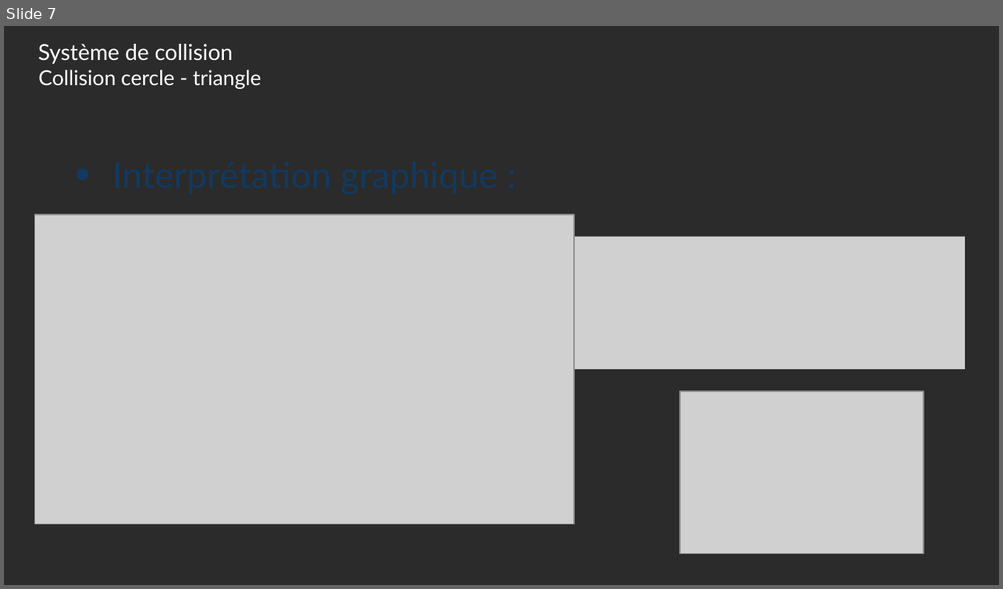
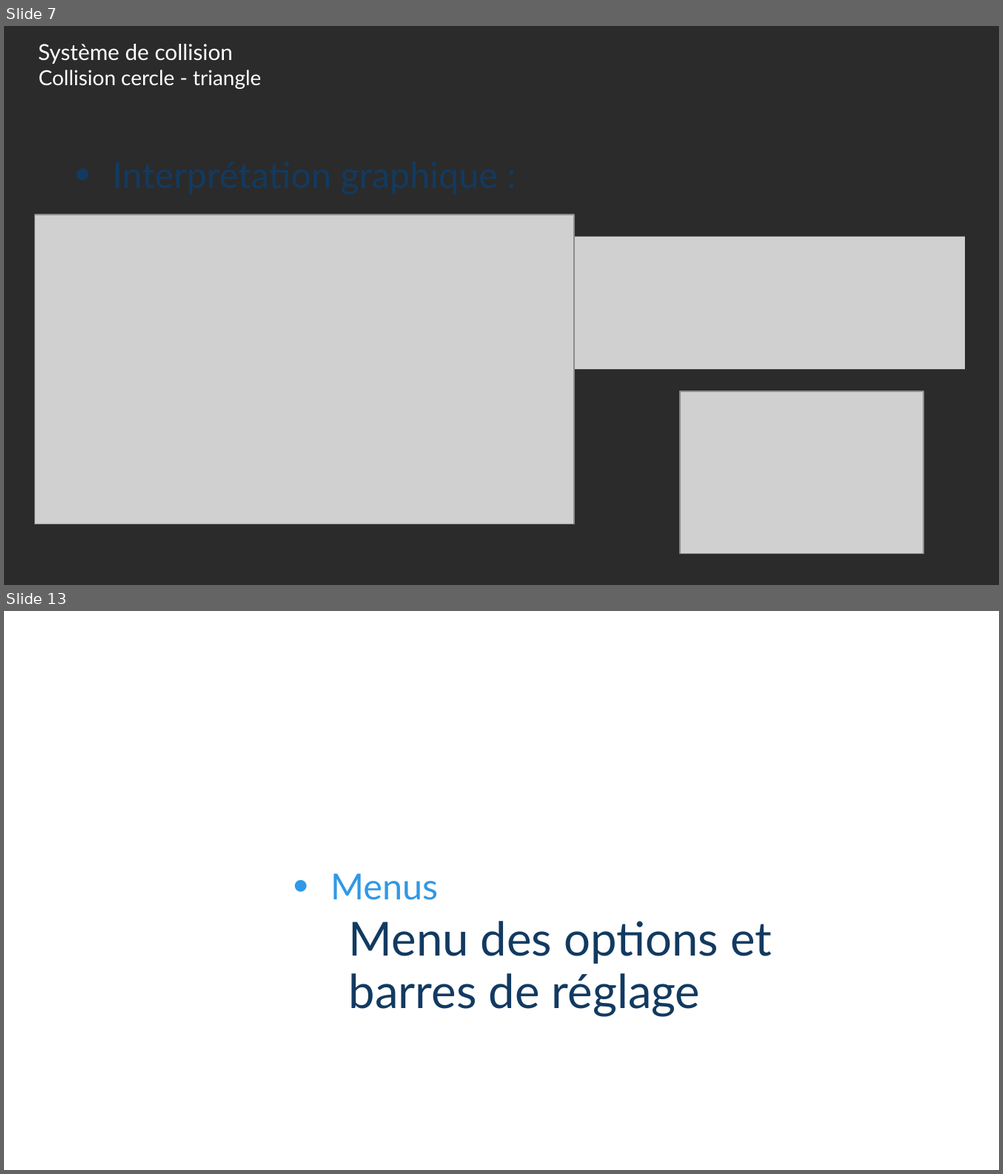
Before and after one commit to Tecnelm/ISN-SpaceInvaders, a slide deck: Présentation projet/Projet ISN.pptx. Shown one above the other, each under a label of ours: slide 7 before the commit, slides 7 and 13 after it; the slides between them are not shown. The pictures are 1003x589 and 1003x1174 pixels, drawn with LibreOffice and Linux fonts; fonts in the diff are those of the drawing; grey boxes stand for pictures; background and template pictures are left out; a plain dark background stands for a picture behind light text. Boxes give left, top, right and bottom in pixels: in the first picture for what was removed or moved away, otherwise in the second. Text is boxed around its words. In the diff, an @@ line names an element or a change of style, - is before the commit and + after.

```diff
--- a/Présentation projet/Projet ISN.pptx
+++ b/Présentation projet/Projet ISN.pptx
@@ slide 13 added at [4,611,999,1170], background picture (left out) @@
@@ text added at [330,874,438,900], 26 pt, text #3198E5 @@
+• Menus
@@ text added at [349,921,772,1017], 34 pt, text #123A61 @@
+Menu des options et barres de réglage
```
Also in this commit, not shown: 1 slide changed, 7 other slides added, 4 slides removed, 10 other files.
